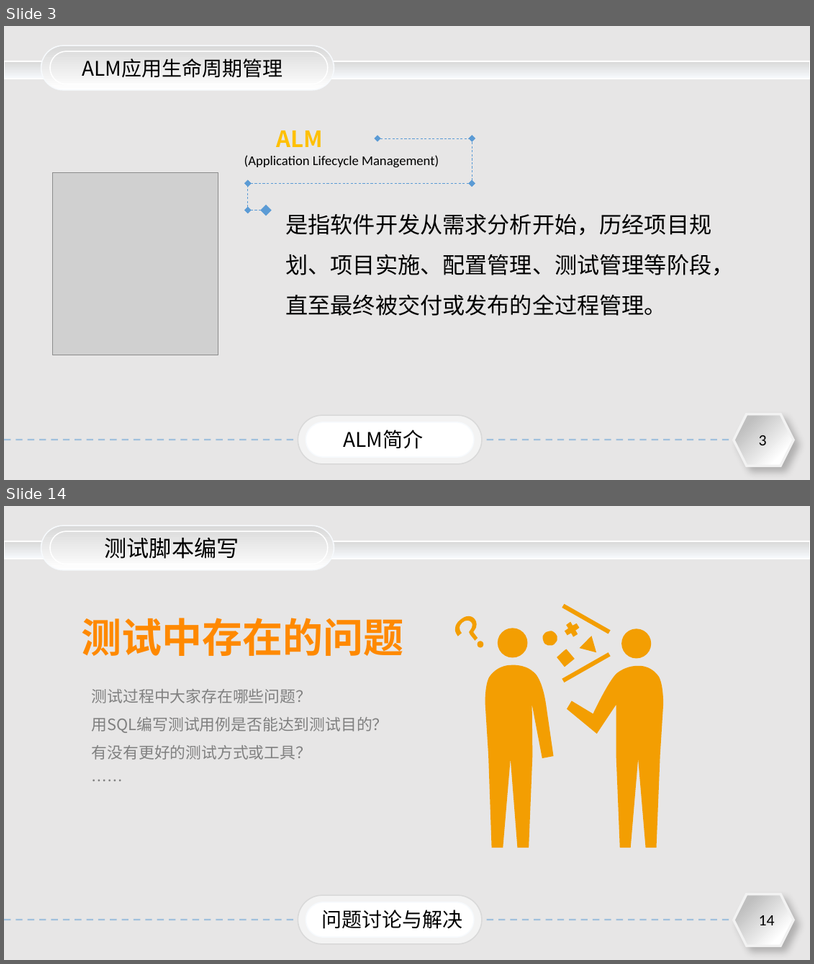
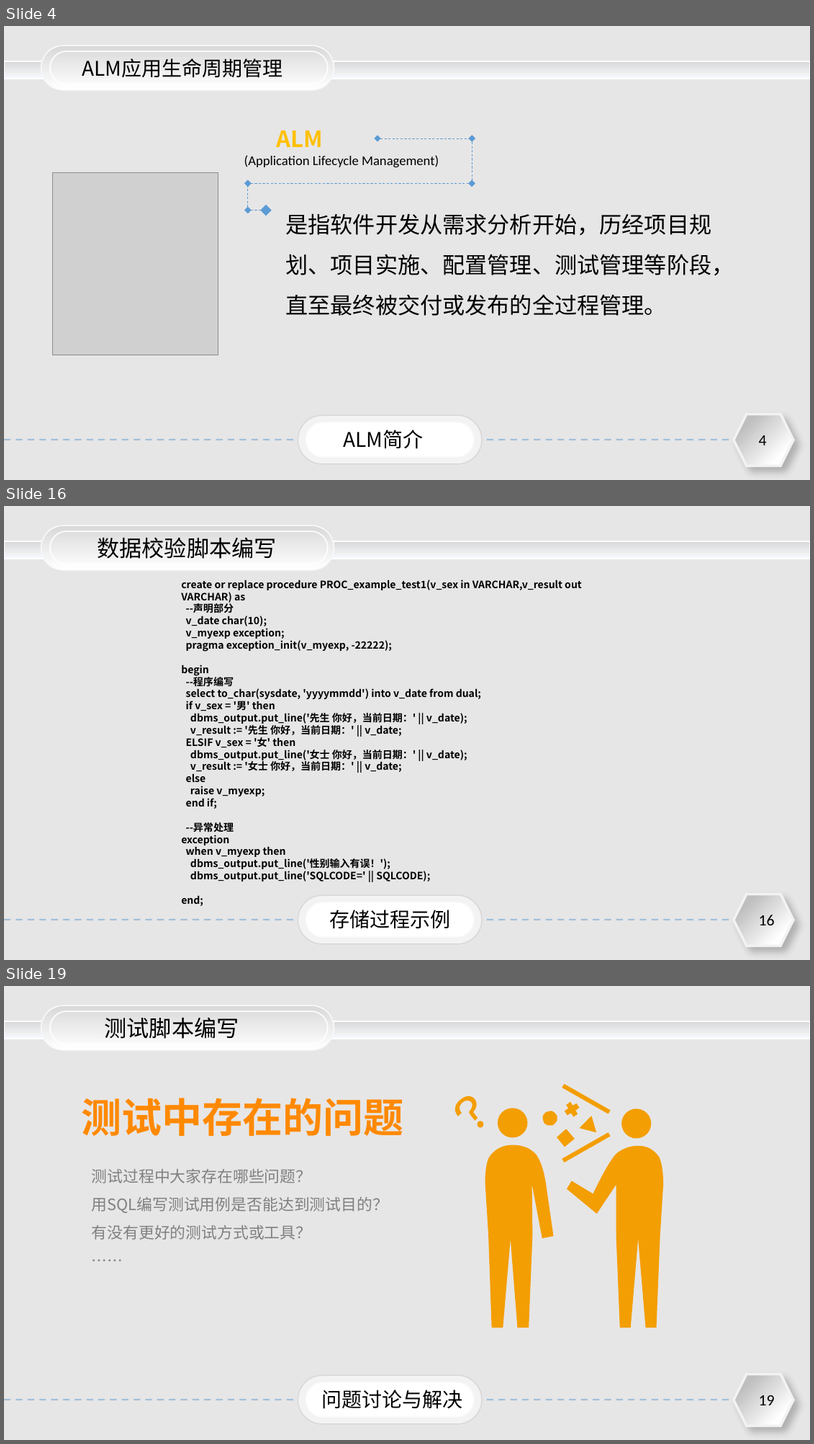
Before and after one commit to jimmyue/skills, a slide deck: 如何用SQL编写测试用例.pptx. Shown one above the other, each under a label of ours: slides 3 and 14 before the commit, slides 4, 16 and 19 after it; the slides between them are not shown. The pictures are 814x964 and 814x1444 pixels, drawn with LibreOffice and Linux fonts; fonts in the diff are those of the drawing; grey boxes stand for pictures. Boxes give left, top, right and bottom in pixels: in the first picture for what was removed or moved away, otherwise in the second. Text is boxed around its words. In the diff, an @@ line names an element or a change of style, - is before the commit and + after.

```diff
--- a/如何用SQL编写测试用例.pptx
+++ b/如何用SQL编写测试用例.pptx
@@ slide 16 added at (x1=4, y1=506, x2=810, y2=960), background #E7E6E6; not listed: 8 template elements that a slide beside it also shows @@
@@ text added at (x1=97, y1=537, x2=276, y2=559), 20 pt, text #000000 @@
+数据校验脚本编写
@@ text added at (x1=181, y1=579, x2=582, y2=906), 9 pt, text #000000, bold @@
+create or replace procedure PROC_example_test1(v_sex in VARCHAR,v_result out VARCHAR) as
+--声明部分
+v_date char(10);
+v_myexp exception;
+pragma exception_init(v_myexp, -22222);
+begin
+--程序编写
+select to_char(sysdate, 'yyyymmdd') into v_date from dual;
+if v_sex = '男' then
+dbms_output.put_line('先生 你好，当前日期：' || v_date);
+v_result := '先生 你好，当前日期：' || v_date;
+ELSIF v_sex = '女' then
+dbms_output.put_line('女士 你好，当前日期：' || v_date);
+v_result := '女士 你好，当前日期：' || v_date;
+else
+raise v_myexp;
+end if;
+--异常处理
+exception
+when v_myexp then
+dbms_output.put_line('性别输入有误！');
+dbms_output.put_line('SQLCODE=' || SQLCODE);
+end;
@@ text added at (x1=329, y1=909, x2=450, y2=929), 18 pt, text #000000 @@
+存储过程示例
@@ what was slide 3 is now slide 4 @@
@@ page number at (x1=759, y1=435, x2=767, y2=445): text changed @@
-3
+4
@@ what was slide 14 is now slide 19 @@
@@ page number at (x1=759, y1=1395, x2=775, y2=1405): text changed @@
-14
+19
```
Also in this commit, not shown: 9 slides changed, 7 other slides added, 3 slides removed.
